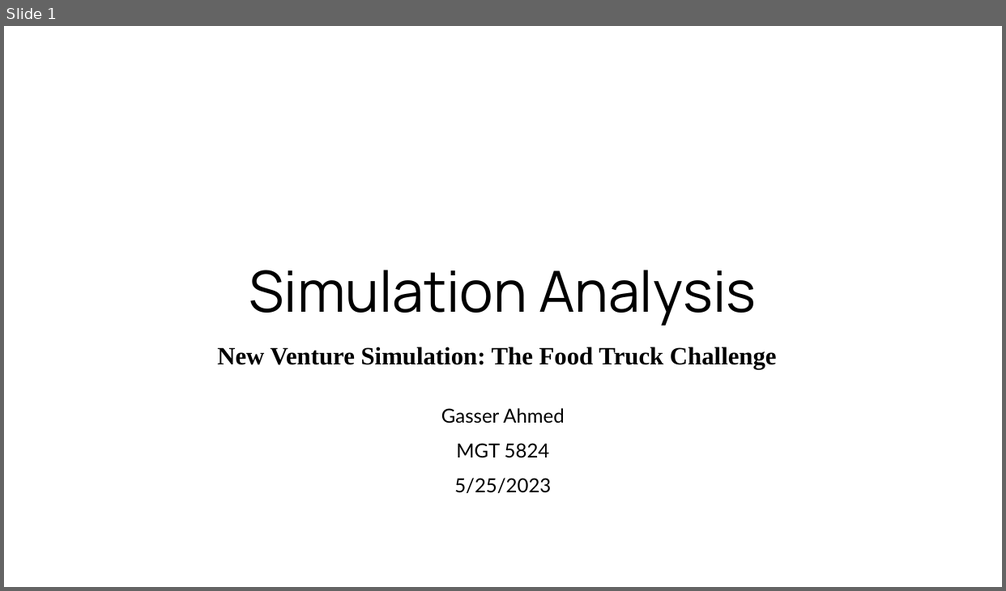
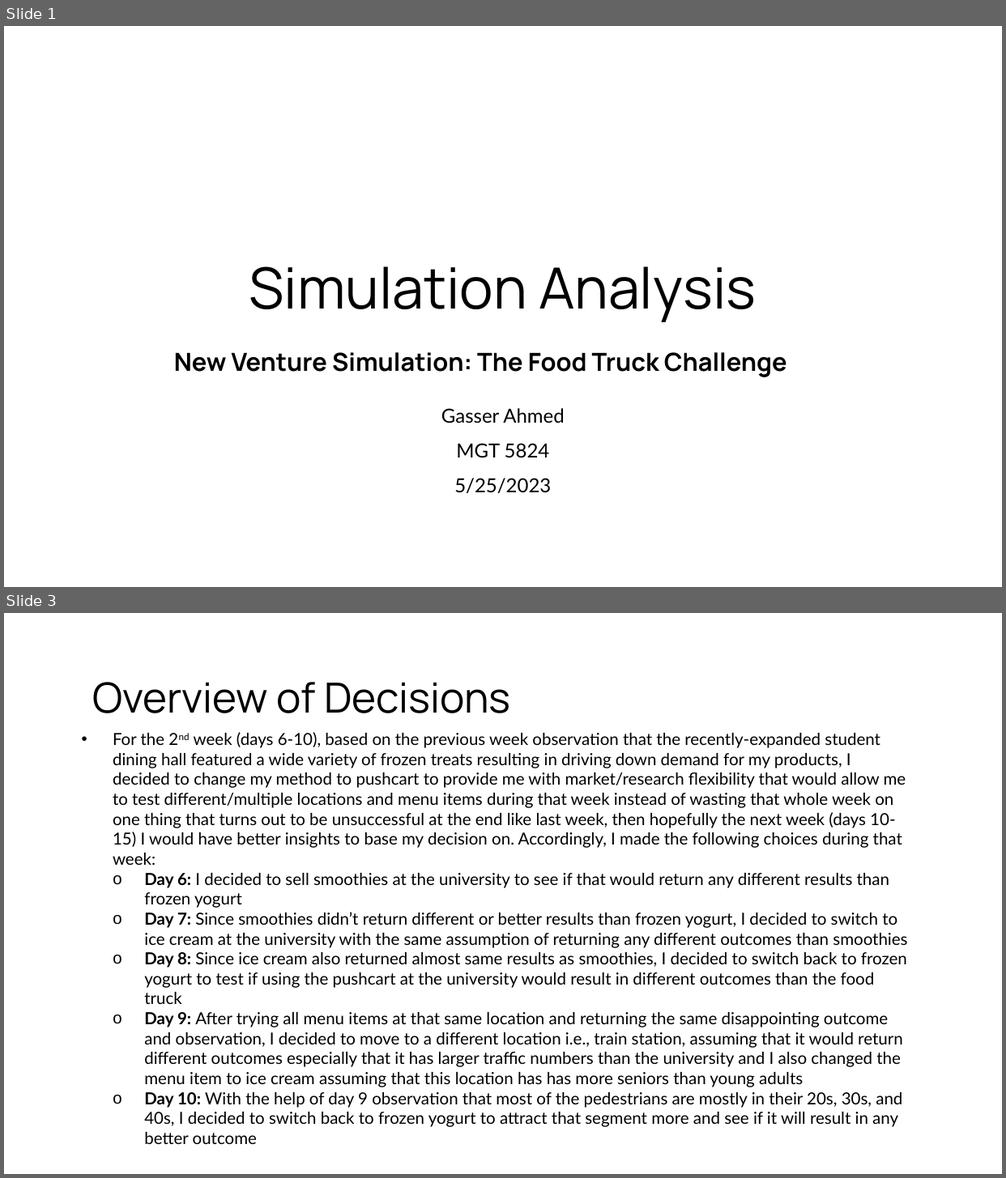
Before and after one commit to gasserahmed/VT-MIT, a slide deck: MGT5824-Tech-based Entrepreneurship/Simulations/Simulation Analysis/gasser18-simulation_analysis.pptx. Shown one above the other, each under a label of ours: slide 1 before the commit, slides 1 and 3 after it; the slides between them are not shown. The pictures are 1006x591 and 1006x1178 pixels, drawn with LibreOffice and Linux fonts; fonts in the diff are those of the drawing. Boxes give left, top, right and bottom in pixels: in the first picture for what was removed or moved away, otherwise in the second. Text is boxed around its words. In the diff, an @@ line names an element or a change of style, - is before the commit and + after.

Commit message:
Finished simulation analysis

```diff
--- a/MGT5824-Tech-based Entrepreneurship/Simulations/Simulation Analysis/gasser18-simulation_analysis.pptx
+++ b/MGT5824-Tech-based Entrepreneurship/Simulations/Simulation Analysis/gasser18-simulation_analysis.pptx
@@ slide 3 added at bbox=[4, 613, 1002, 1174], background #FFFFFF @@
@@ title added at bbox=[92, 682, 511, 713], 30 pt, text #000000 @@
+Overview of Decisions
@@ text added at bbox=[113, 732, 907, 1144], 12 pt, text #000000 @@
+• For the 2nd week (days 6-10), based on the previous week observation that the recently-expanded student dining hall featured a wide variety of frozen treats resulting in driving down demand for my products, I decided to change my method to pushcart to provide me with market/research flexibility that would allow me to test different/multiple locations and menu items during that week instead of wasting that whole week on one thing that turns out to be unsuccessful at the end like last week, then hopefully the next week (days 10-15) I would have better insights to base my decision on. Accordingly, I made the following choices during that week:
+            o Day 6: I decided to sell smoothies at the university to see if that would return any different results than frozen yogurt
+            o Day 7: Since smoothies didn’t return different or better results than frozen yogurt, I decided to switch to ice cream at the university with the same assumption of returning any different outcomes than smoothies
+            o Day 8: Since ice cream also returned almost same results as smoothies, I decided to switch back to frozen yogurt to test if using the pushcart at the university would result in different outcomes than the food truck
+            o Day 9: After trying all menu items at that same location and returning the same disappointing outcome and observation, I decided to move to a different location i.e., train station, assuming that it would return different outcomes especially that it has larger traffic numbers than the university and I also changed the menu item to ice cream assuming that this location has has more seniors than young adults
+            o Day 10: With the help of day 9 observation that most of the pedestrians are mostly in their 20s, 30s, and 40s, I decided to switch back to frozen yogurt to attract that segment more and see if it will result in any better outcome
@@ slide 1 changed as well @@
@@ title "Simulation Analysis": place and size @@
-title "Simulation Analysis" at bbox=[249, 270, 756, 326]
+title "Simulation Analysis" at bbox=[249, 267, 756, 322]
@@ text "New Venture Simulation: The Food ...": place and size @@
-text "New Venture Simulation: The Food ..." at bbox=[217, 347, 777, 370]
+text "New Venture Simulation: The Food ..." at bbox=[174, 352, 787, 378]
@@ text "New Venture Simulation: The Food ..." at bbox=[174, 352, 787, 378]: font Times New Roman to Manrope @@
```
Also in this commit, not shown: 3 other slides changed, 1 other slide added, 2 slides removed.
